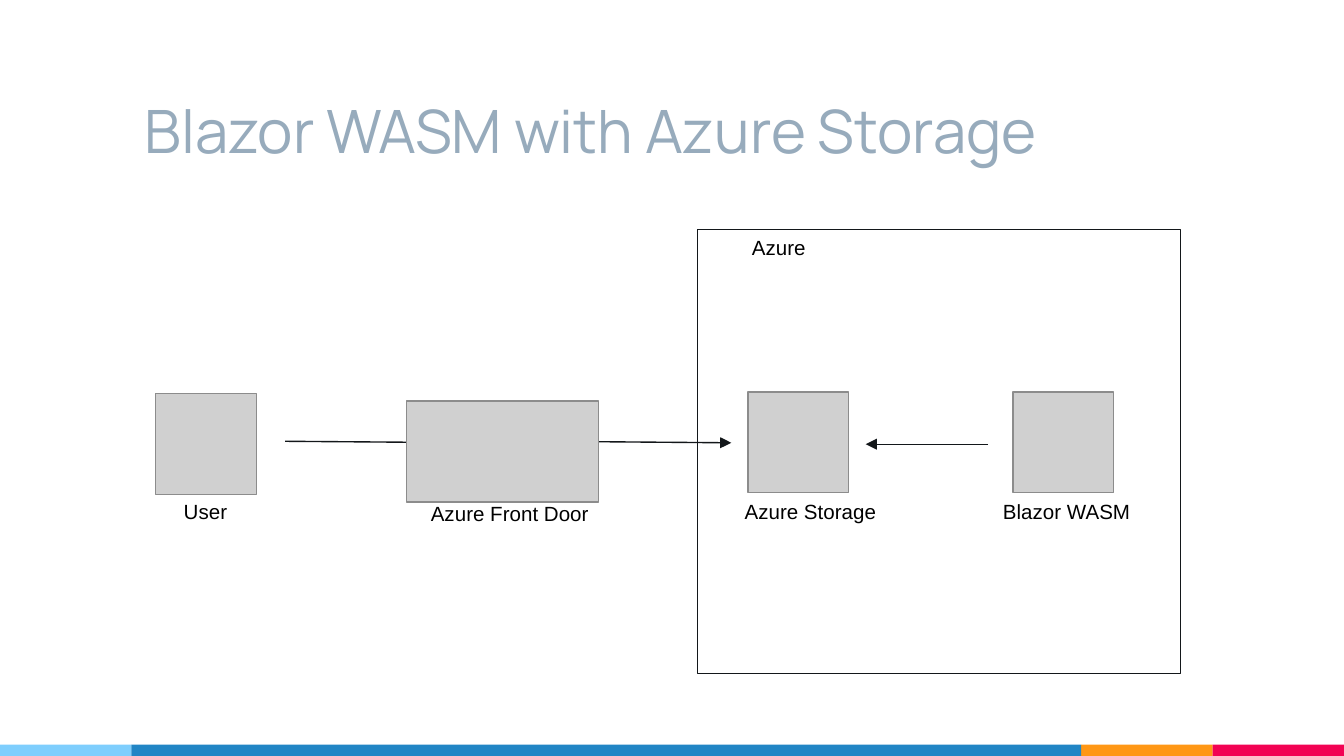
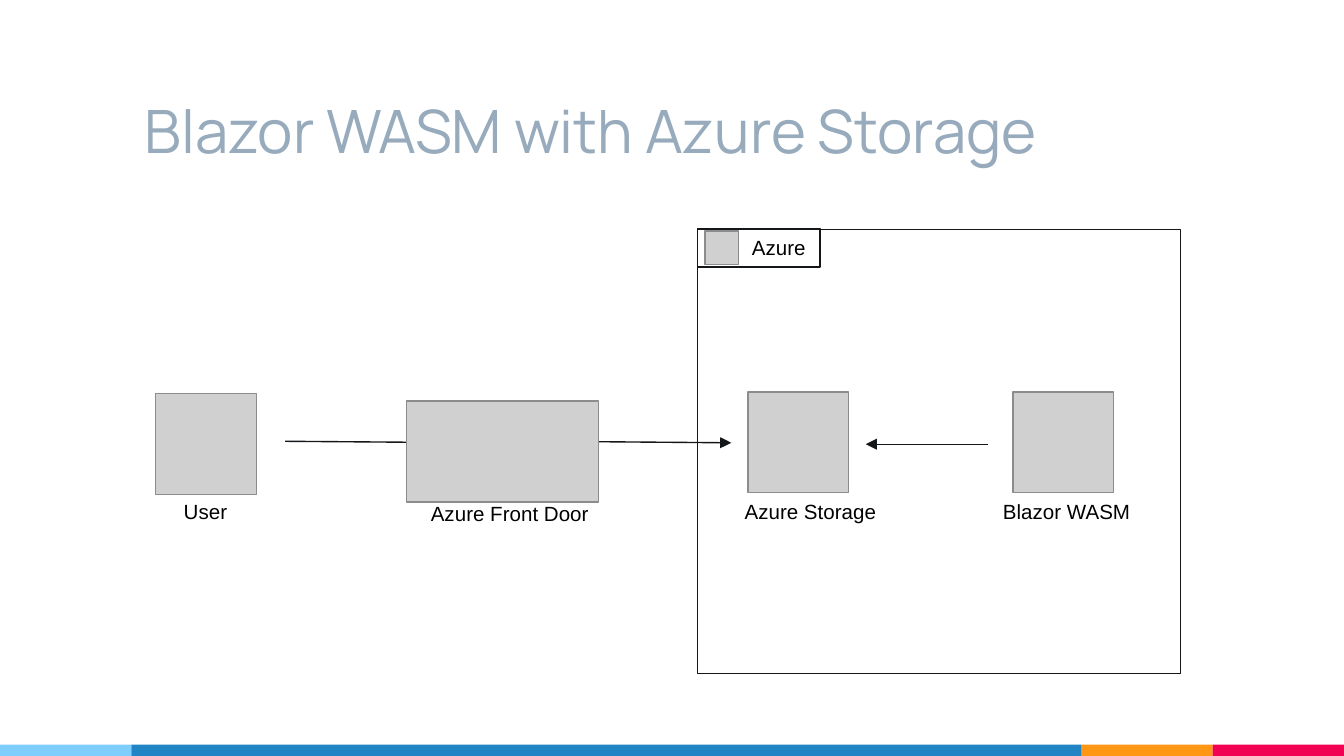
Before and after one commit to isaacrlevin/levin-talks, a slide deck: slide 15 of Running_ASP.NET_Core_Apps_without_a_server.pptx. Drawn at 1344x756 pixels with LibreOffice and Linux fonts; fonts in the diff are those of the drawing; grey boxes stand for pictures. Boxes give left, top, right and bottom in pixels: in the first picture for what was removed or moved away, otherwise in the second. Text is boxed around its words. In the diff, an @@ line names an element or a change of style, - is before the commit and + after.

```diff
--- a/Running_ASP.NET_Core_Apps_without_a_server.pptx
+++ b/Running_ASP.NET_Core_Apps_without_a_server.pptx
@@ rectangle added at (698,228,820,267), outline #13171A 0.75 pt @@
@@ picture added at (706,231,739,265) @@
```
Also in this commit, not shown: 3 other slides changed, 1 slide added, 1 slide removed.
